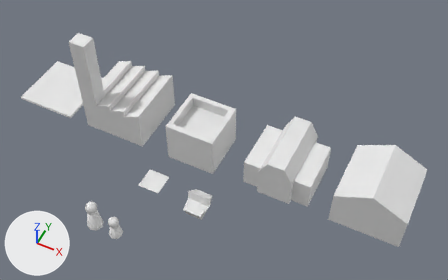
The Blender file asset-sources/house.blend: old version first, new version second.
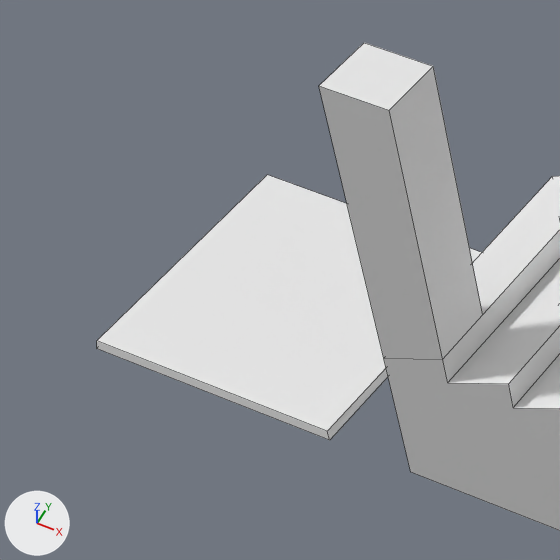
Each version appears first whole from a 50 mm lens placed at (9.73, -15.13, 21.44), pointed at (2.18, -0.02, 2.55), and next in a close-up on the part from 0% to 27% of the width and 8% to 51% of the height. Every picture has the same lights, and +X, +Y and +Z are marked at lower left. The close-ups show mesh edges as thin lines.

The first close-up shows 'Vacant', 'Work'.
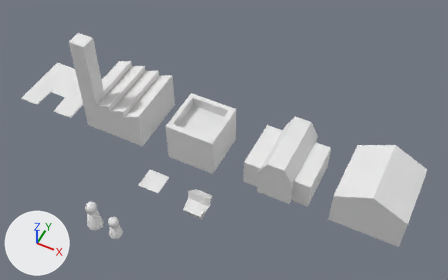
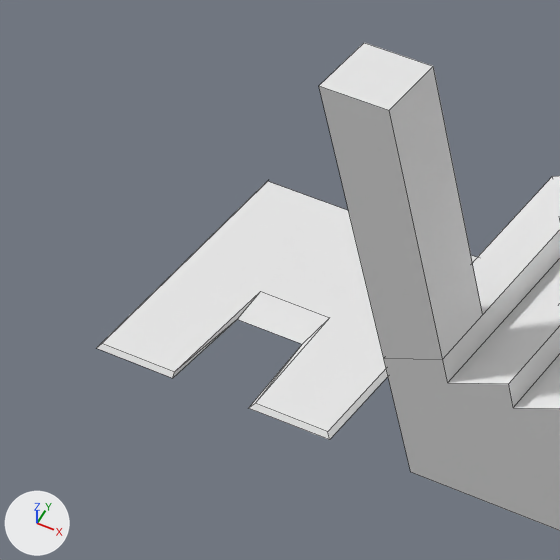
Commit message: New Vacant mesh

Location of each change, [x1, y1, x2, y2] in pixels of the close-ups (560 x 560 px):
'Vacant', reshaped
    before: [97, 175, 482, 440]
    after: [97, 181, 477, 440]

Diff of the bpy script that builds the scene:
```diff
--- a/asset-sources/house.blend.py
+++ b/asset-sources/house.blend.py
@@ me_cube_006 @@
 me_cube_006.from_pydata(...)  # 8 vertices, 4 faces; spans x -1.0..2.0, y 0.0..3.0, z 0.0..0.11
 # used by ob_vacant; location = (-8.0, 0.0, 0.0)
 # verts and faces of me_cube_006; kept vertices keep their numbers, new ones are numbered from 8
 # before: 0 (2.0, 3.0, 0.0), 1 (2.0, 0.0, 0.0) at pixel (329, 440), 2 (-1.0, 0.0, 0.0) at pixel (96, 348), 3 (-1.0, 3.0, 0.0), 4 (1.98, 2.98, 0.11)
 # before: 5 (1.98, 0.02, 0.11) at pixel (327, 431), 6 (-0.98, 0.02, 0.11) at pixel (96, 340), 7 (-0.98, 2.98, 0.11) at pixel (267, 174)
+# me_cube_006 part 1
+delete_vertices([*range(0, 8)])  # with the faces that use them
+verts[8] = (2.0, 3.0, 0.01)
+verts[9] = (2.0, 0.0, 0.01)  # pixel (329, 439)
+verts[10] = (-1.0, 0.0, 0.01)  # pixel (96, 348)
+verts[11] = (-1.0, 3.0, 0.01)  # pixel (268, 179)
+verts[12] = (0.0, 0.0, 0.01)  # pixel (172, 378)
+verts[13] = (0.06, 1.02, 0.01)  # pixel (237, 319)
+verts[14] = (0.91, 1.02, 0.01)  # pixel (302, 344)
+verts[15] = (0.98, 0.0, 0.01)  # pixel (248, 408)
+verts[16] = (1.95, 2.94, 0.05)
+verts[17] = (1.95, 0.05, 0.05)  # pixel (327, 431)
+verts[18] = (-0.95, 0.05, 0.05)  # pixel (102, 343)
+verts[19] = (-0.95, 2.94, 0.05)  # pixel (267, 181)
+verts[20] = (0.0, 0.05, 0.05)  # pixel (174, 371)
+verts[21] = (0.06, 1.45, 0.05)  # pixel (260, 291)
+verts[22] = (0.97, 1.45, 0.05)  # pixel (329, 317)
+verts[23] = (1.04, 0.05, 0.05)  # pixel (255, 403)
+faces += [(9, 17, 23, 15), (13, 21, 20), (10, 18, 19, 11), (13, 14, 22, 21), (10, 12, 20, 18), (14, 15, 23)]
+faces += [(8, 16, 17, 9), (16, 19, 18, 20, 21, 22, 23, 17), (14, 23, 22), (12, 13, 20)]
 me_cube_006.materials.append(mat_material)
```
